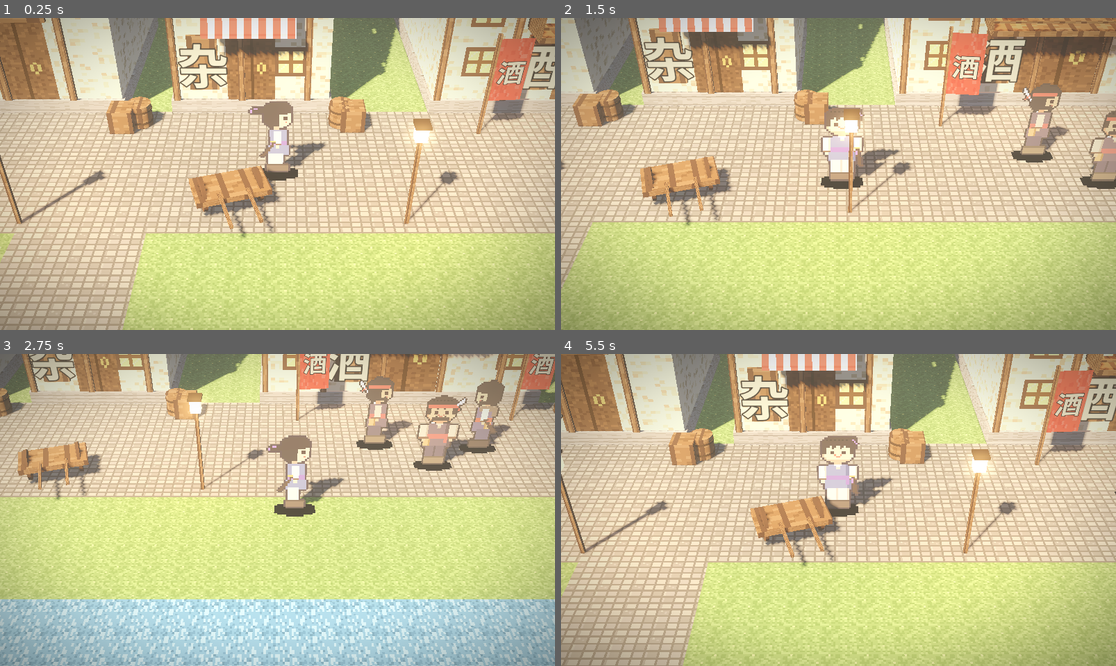
Above: before the commit, frames 1-4 (two rows, left to right).
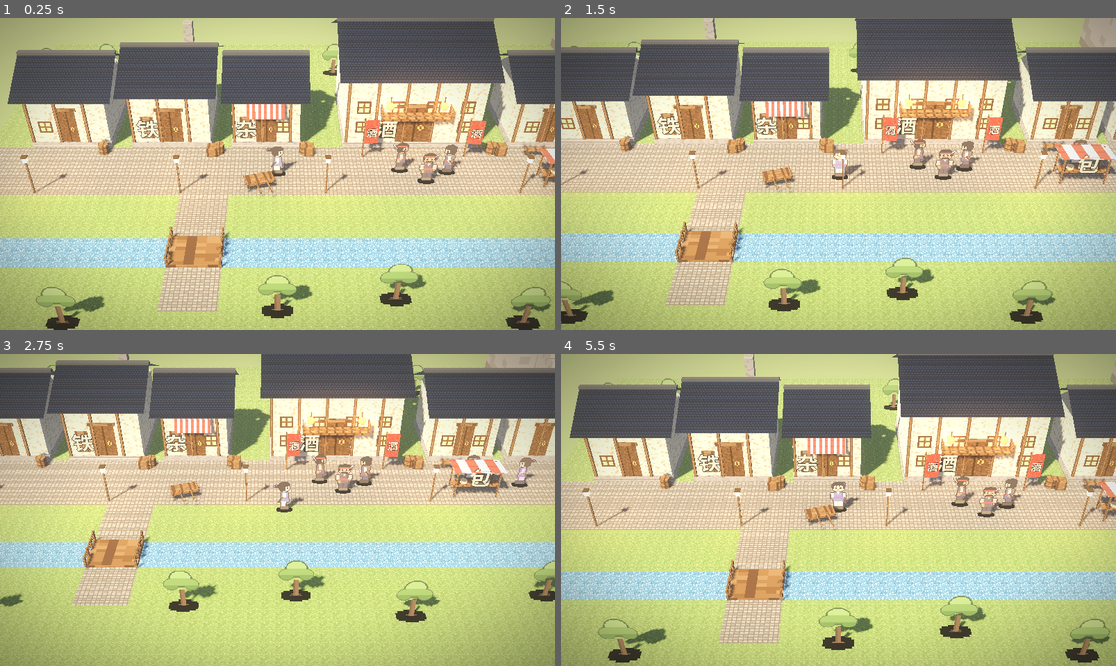
Above: after the commit, the same moments.

Repository: zaz-nlu/Hero-xiaoyao
Game: Godot game, scene res://ui/game.tscn
The game is run twice, just before and just after one commit, with the same random seed, the same clock (stepped at 60 frames per second) and the same inputs.
Inputs (mouse positions are in pixels of both pictures, inside the frame that each line leads up to):
- Up to frame 1 (0.25 s): no input
- Up to frame 2 (1.5 s): tap Enter (ui_accept) at 0.5, 0.77 s; move the mouse to (960, 158) at 0.52 s; hold D (move_right) 0.53-1.28 s; tap E (interact) at 0.6 s; click (960, 158) at 0.67 s; move the mouse to (727, 189) at 1.27 s; hold S (move_down) from 1.28 s (still down); tap 1 at 1.35 s
- Up to frame 3 (2.75 s): tap Enter (ui_accept) at 1.52 s; move the mouse to (333, 441) at 2.02 s; release S (move_down) at 2.03 s; hold D (move_right) from 2.03 s (still down); tap 2 at 2.1 s
- Up to frame 4 (5.5 s): move the mouse to (810, 572) at 2.77 s; release D (move_right) at 2.78 s; hold W (move_up) 2.78-3.53 s; tap 3 at 2.85 s; click (810, 572) at 2.92 s; tap Enter (ui_accept) at 3.02, 3.77, 4.52 s; move the mouse to (1005, 556) at 3.52 s; hold A (move_left) 3.53-5.03 s; tap 4 at 3.6 s; move the mouse to (672, 463) at 4.27 s; tap 5 at 4.35 s; move the mouse to (866, 510) at 5.02 s; hold S (move_down) from 5.03 s (still down); tap 6 at 5.1 s; click (866, 510) at 5.17 s

The runs differ from the first frame. In frame 1, 78% of the frame differs, in the area x 0-100%, y 0-100%; in frame 2, 74%; in frame 3, 77%; in frame 4, 78%.

Commit message:
feat: town walking camera pulled far back (small characters), distance-based DOF, lighter fog, ground fill
Co-Authored-By: Claude Sonnet 5.5 <noreply@anthropic.com>

Diff:
--- a/godot/tests/test_town.gd
+++ b/godot/tests/test_town.gd
@@ -4,7 +4,7 @@
 const TownData = preload("res://world/town_data.gd")
 
 const TOWN_PATH := "res://data/town.json"
-const CAMERA_OFFSET := Vector3(0.0, 13.0, 17.0)
+const CAMERA_OFFSET := Vector3(0.0, 32.5, 42.5)
 
 
 func _new_town():
--- a/godot/world/town.gd
+++ b/godot/world/town.gd
@@ -5,7 +5,7 @@
 const TOWN_PATH := "res://data/town.json"
 const NPC_DIALOGUES_PATH := "res://data/npc_dialogues.json"
 const SPEAKERS_PATH := "res://data/speakers.json"
-const CAMERA_OFFSET := Vector3(0.0, 13.0, 17.0)
+const CAMERA_OFFSET := Vector3(0.0, 32.5, 42.5)
 const DEFEATED_NPC_IDS: Array[String] = ["ma_youwei", "bandit_1", "bandit_2"]
 
 const TownData = preload("res://world/town_data.gd")
@@ -254,6 +254,18 @@
 	var root := Node3D.new()
 	root.name = "Ground"
 	add_child(root)
+	# A huge dull-grass plane under the town so the far-away camera never sees the void.
+	var fill := MeshInstance3D.new()
+	fill.name = "GroundFill"
+	var fill_mesh := PlaneMesh.new()
+	fill_mesh.size = Vector2(600.0, 600.0)
+	fill.mesh = fill_mesh
+	var fill_mat := StandardMaterial3D.new()
+	fill_mat.albedo_color = Color("#6f8a4a")
+	fill_mat.roughness = 1.0
+	fill.material_override = fill_mat
+	fill.position = Vector3(12.0, -0.05, 0.0)
+	root.add_child(fill)
 	var grounds: Array = data.get("ground", [])
 	for i in range(grounds.size()):
 		var ground_value: Variant = grounds[i]
@@ -1001,7 +1013,7 @@
 	env.glow_hdr_threshold = 0.9
 	env.fog_enabled = true
 	env.fog_light_color = Color("#e8d8c0")
-	env.fog_density = 0.003
+	env.fog_density = 0.0008
 	world_env = WorldEnvironment.new()
 	world_env.name = "WorldEnvironment"
 	world_env.environment = env
@@ -1046,11 +1058,12 @@
 func _camera_attributes() -> CameraAttributesPractical:
 	var attributes := CameraAttributesPractical.new()
 	attributes.dof_blur_far_enabled = true
-	attributes.dof_blur_far_distance = 26.0
+	var dist: float = CAMERA_OFFSET.length()
+	attributes.dof_blur_far_distance = dist + 14.0
 	attributes.dof_blur_far_transition = 22.0
 	attributes.dof_blur_near_enabled = true
-	attributes.dof_blur_near_distance = 9.0
-	attributes.dof_blur_near_transition = 5.0
+	attributes.dof_blur_near_distance = dist - 12.0
+	attributes.dof_blur_near_transition = 8.0
 	attributes.dof_blur_amount = 0.08
 	return attributes
 
